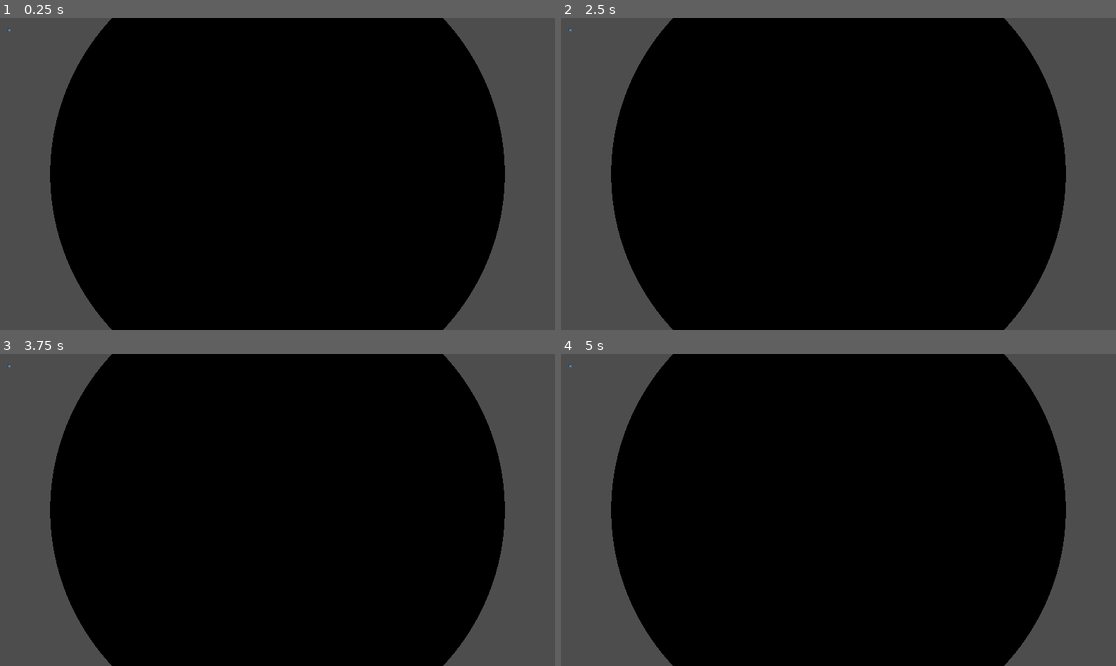
Above: before the commit, frames 1-4 (two rows, left to right).
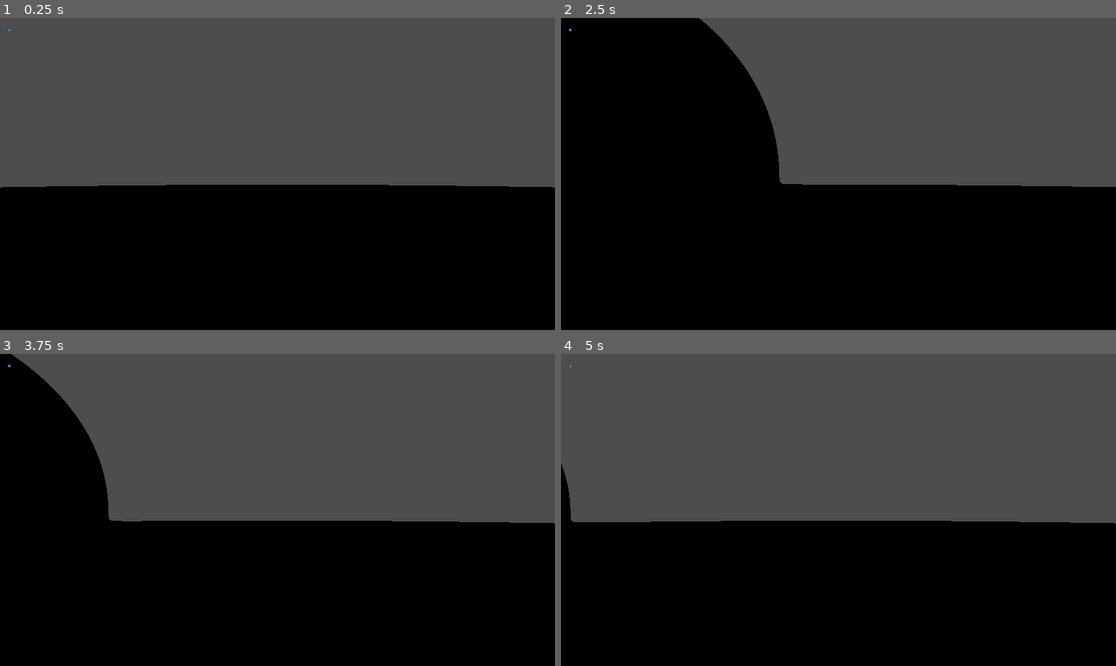
Above: after the commit, the same moments.

Repository: Chustrup/Raymarching---Godot
Game: Godot game, scene res://node_3d.tscn
Two runs of this game, one before a commit and one after it. Both use one fixed random seed, a clock stepped at 60 frames per second and the inputs below. The engine's default icon, where the game draws it, is replaced by a stand-in: a white triangle on a blue panel in a dark square.
Inputs:
- Up to frame 1 (0.25 s): no input
- Up to frame 2 (2.5 s): tap Enter at 0.5 s; tap Space at 2 s
- Up to frame 3 (3.75 s): tap Enter at 3.5 s
- Up to frame 4 (5 s): tap Space at 4.25 s

The runs differ from the first frame. In frame 1, 52% of the frame differs, in the area x 0-100%, y 0-100%; in frame 2, 47%; in frame 3, 55%; in frame 4, 52%.

Commit message:
Added shadow logic

Diff:
--- a/Raymarcher.gdshader
+++ b/Raymarcher.gdshader
@@ -1,6 +1,9 @@
 shader_type spatial;
 
-uniform bool lightning = false;
+uniform bool lightning = true;
+uniform bool shadows = true;
+uniform float max_dist = 100.0;
+uniform int max_steps = 100;
 
 varying vec3 CAMERA_POSITION;
 varying vec3 CAMERA_DIRECTION;
@@ -22,17 +25,22 @@
 }
 
 
-float sd_sphere(vec3 pos, float r) {
+float sd_sphere(vec3 pos, vec3 sphere_pos, float r) {
 
-	return length(pos) - r;
+	return length(pos - sphere_pos) - r;
 
+}
+
+float sd_plane(vec3 pos, vec3 plane_pos) {
+	return pos.y - plane_pos.y;
 }
 
 float get_dist(vec3 pos) {
 
-	float sphere = sd_sphere(pos, 1.0);
+	float sphere = sd_sphere(pos, vec3(sin(TIME * 10.0) * 10.0, 0, 0), 1.0);
+	float plane = sd_plane(pos, vec3(0, -3.0, 0));
 
-	return sphere;
+	return min(plane, sphere);
 
 }
 
@@ -63,9 +71,8 @@
 float RayMarch(vec3 ro, vec3 rd) {
 
 	float dist_marched = 0.0;
-	const float max_dist = 100.0;
-	const float min_dist = 0.001;
-	for (int i = 0; i < 50; i++) {
+	const float min_dist = 0.0001;
+for (int i = 0; i < max_steps; i++) {
 
 		vec3 currPos = ro + rd * dist_marched;
 		float currDist = get_dist(currPos);
@@ -94,6 +101,17 @@
 	return intensity;
 }
 
+float get_shadow(vec3 pos, Light light) {
+
+	vec3 toLight = light.pos - pos;
+	vec3 dir = normalize(toLight);
+
+	float march = RayMarch(pos, dir);
+
+	return float(march * march > dot(toLight, toLight));
+
+}
+
 
 
 void fragment() {
@@ -109,7 +127,6 @@
 
 	vec3 ro = CAMERA_POSITION;
 	vec3 rd = rd4;
-	float max_dist = 100.0;
 	float dist_marched = RayMarch(ro, rd);
 	if (dist_marched >= max_dist) {
 		discard;
@@ -128,8 +145,13 @@
 	if (lightning) {
 		float lightIntensity = get_light(rayPos, light);
 		col *= lightIntensity;
+
+		if (shadows) {
+			float shadow = get_shadow(rayPos - rd * 0.005, light);
+			col *= shadow;
+		}
 	}
-	col *= vec3(1.0, 0.0, 0.0);
+	col *= vec3(1.0, 1.0, 0.0);
 	// Called for every pixel the material is visible on.
 	ALBEDO.xyz = col;
 }
